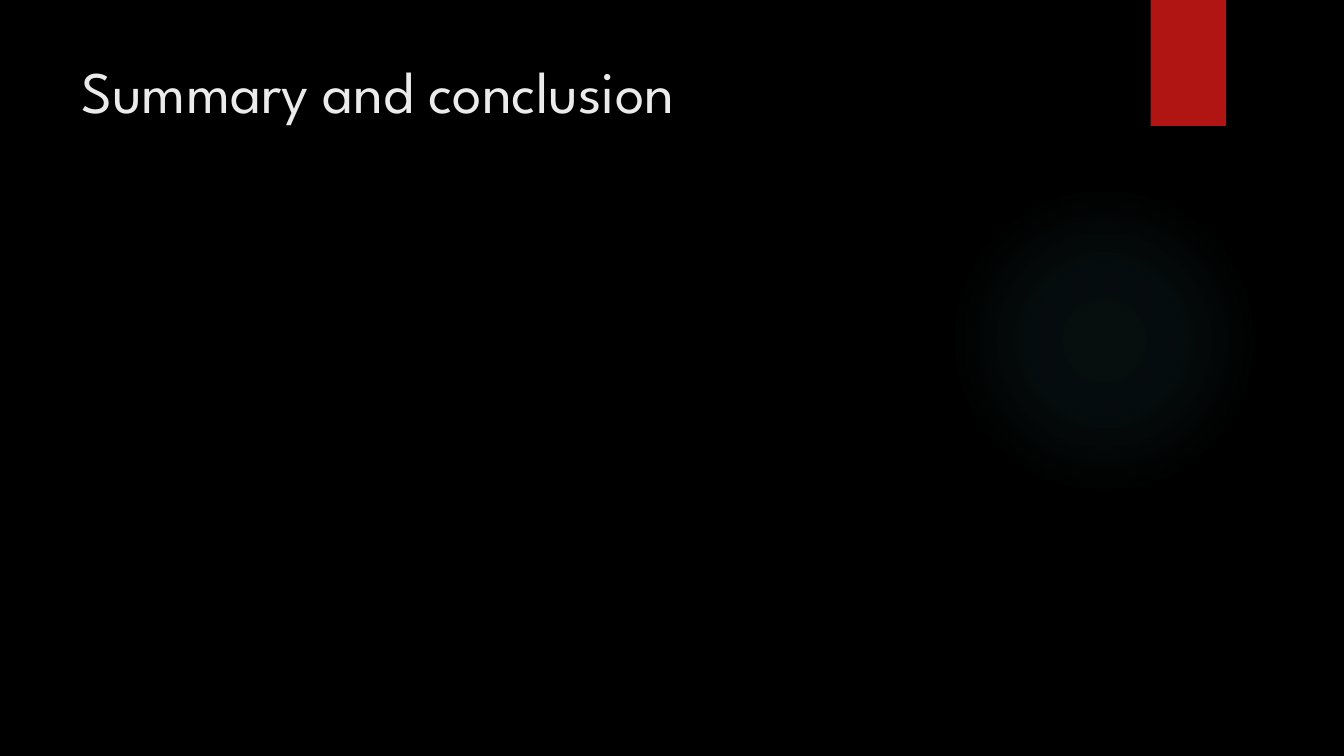
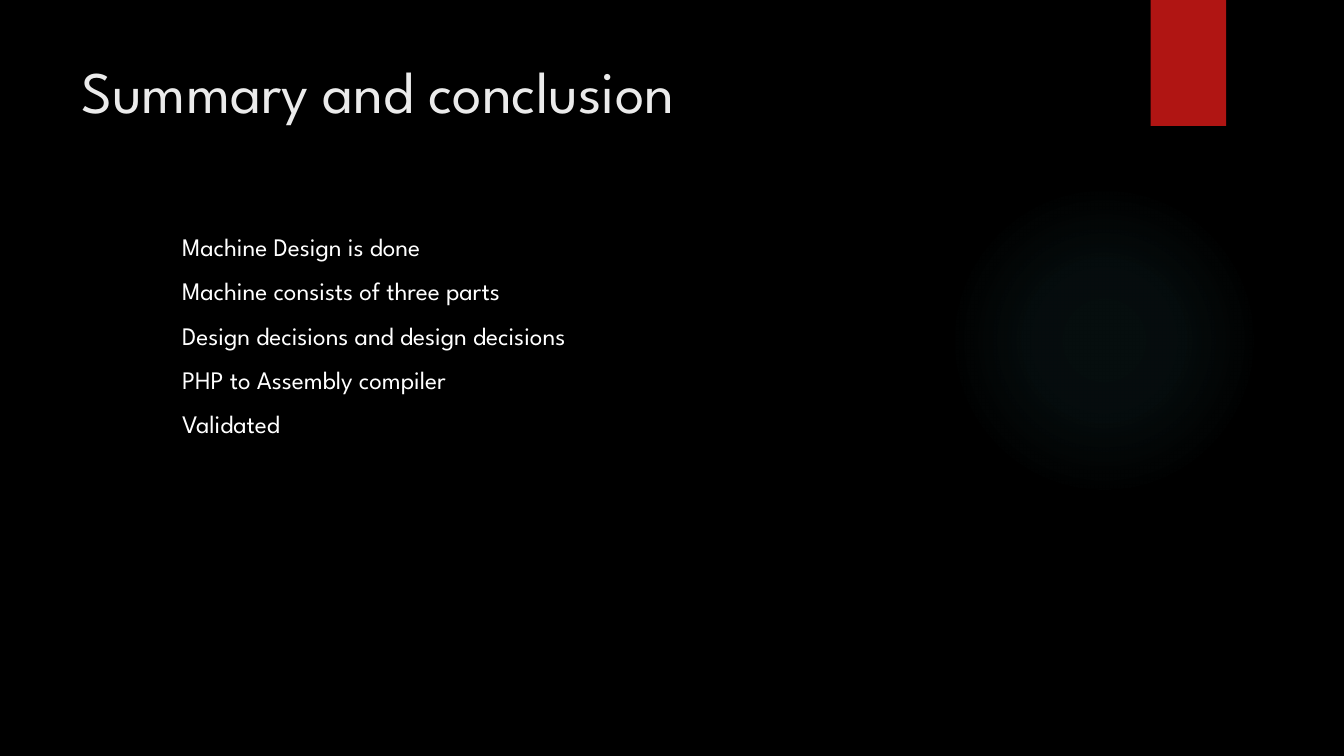
Before and after one commit to Boelensman1/DBL-Embedded-Systems, a slide deck: slide 7 of Mid-term presentation/Second/DBL Embedded Systems.pptx. Drawn at 1344x756 pixels with LibreOffice and Linux fonts; fonts in the diff are those of the drawing; background and template pictures are left out. Boxes give left, top, right and bottom in pixels: in the first picture for what was removed or moved away, otherwise in the second. Text is boxed around its words. In the diff, an @@ line names an element or a change of style, - is before the commit and + after.

Commit message:
Added summary at the end and added colour sensor part

```diff
--- a/Mid-term presentation/Second/DBL Embedded Systems.pptx
+++ b/Mid-term presentation/Second/DBL Embedded Systems.pptx
@@ text added at [182,238,565,434], 18 pt, text #FFFFFF @@
+  Machine Design is done
+  Machine consists of three parts
+  Design decisions and design decisions
+  PHP to Assembly compiler
+  Validated
```
Also in this commit, not shown: 1 other file.
